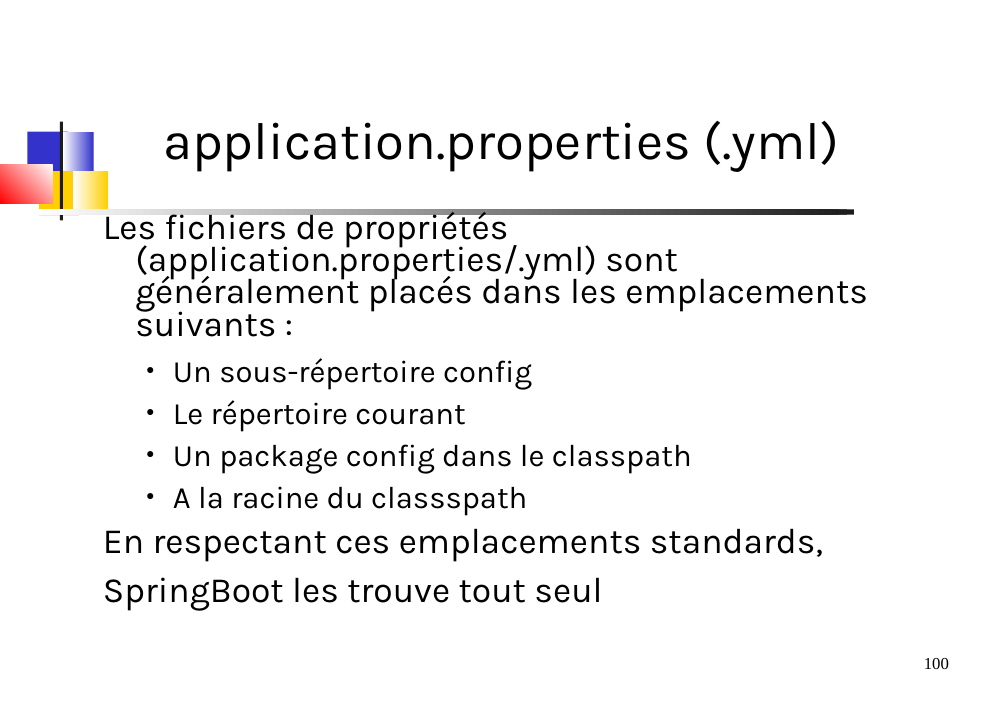
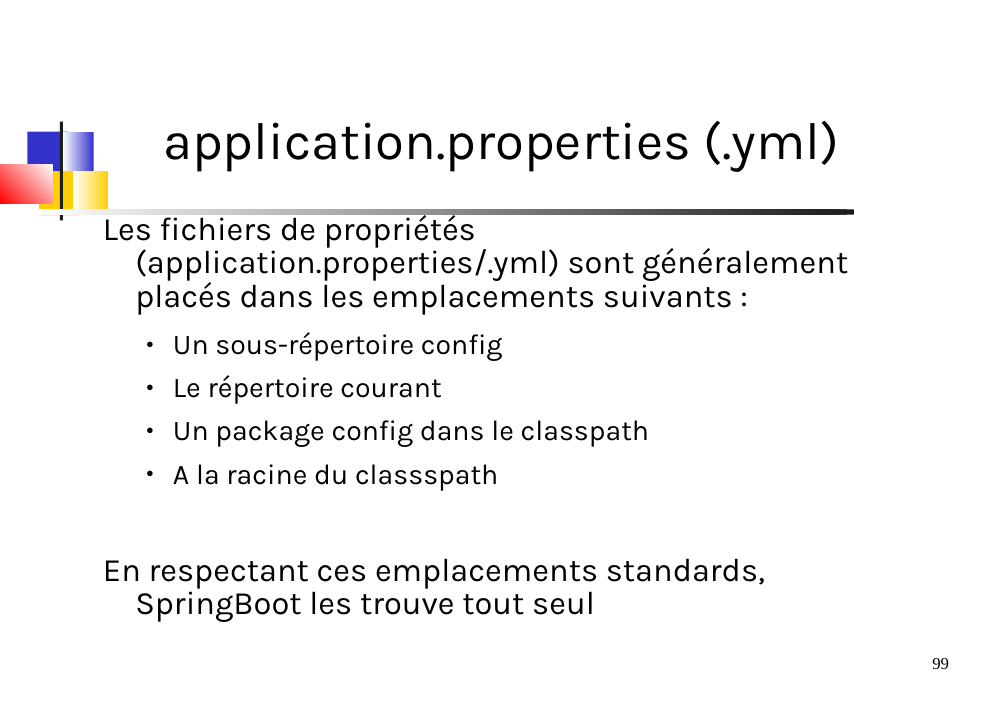
Before and after one commit to dthibau/springessentials-light, a slide deck: slide 99 of SpringEssentials.odp (slide 100 before the commit). Drawn at 1008x713 pixels with LibreOffice and Linux fonts; fonts in the diff are those of the drawing. Boxes give left, top, right and bottom in pixels: in the first picture for what was removed or moved away, otherwise in the second. Text is boxed around its words. In the diff, an @@ line names an element or a change of style, - is before the commit and + after.

```diff
--- a/SpringEssentials.odp
+++ b/SpringEssentials.odp
@@ text at <box>103,211,848,491</box>: size 29.6 to 27.2 pt in "Les fichiers de propriétés (application.properties/.yml) son ..."; size 25.9 to 23.8 pt in "Un sous-répertoire config", "Le répertoire courant", "Un package config dans le classpath", "A la racine du classspath"; line spacing 0.76 to 0.86 @@
@@ text at <box>103,558,765,622</box>: text changed; size 29.6 to 27.2 pt @@
-En respectant ces emplacements standards,
-SpringBoot les trouve tout seul
+En respectant ces emplacements standards, SpringBoot les trouve tout seul
@@ page number at <box>932,658,949,669</box>: text changed @@
-100
+99
```
Also in this commit, not shown: 43 other slides changed, 2 slides added, 1 slide removed, 1 other file.
